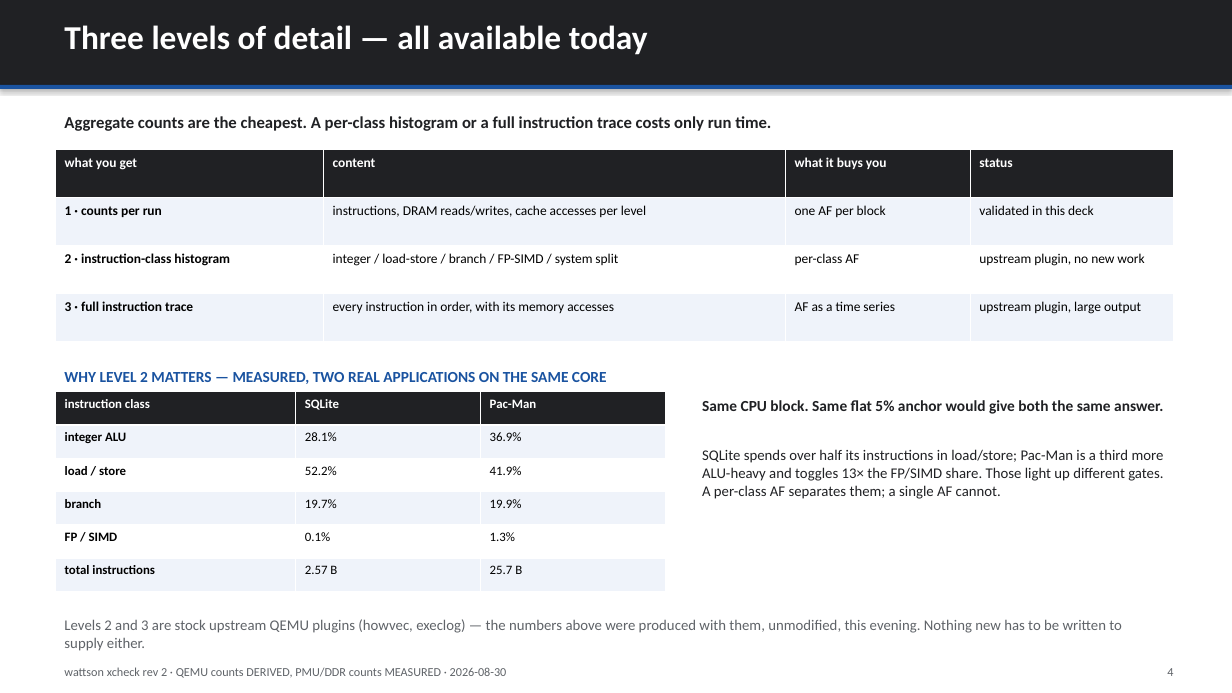
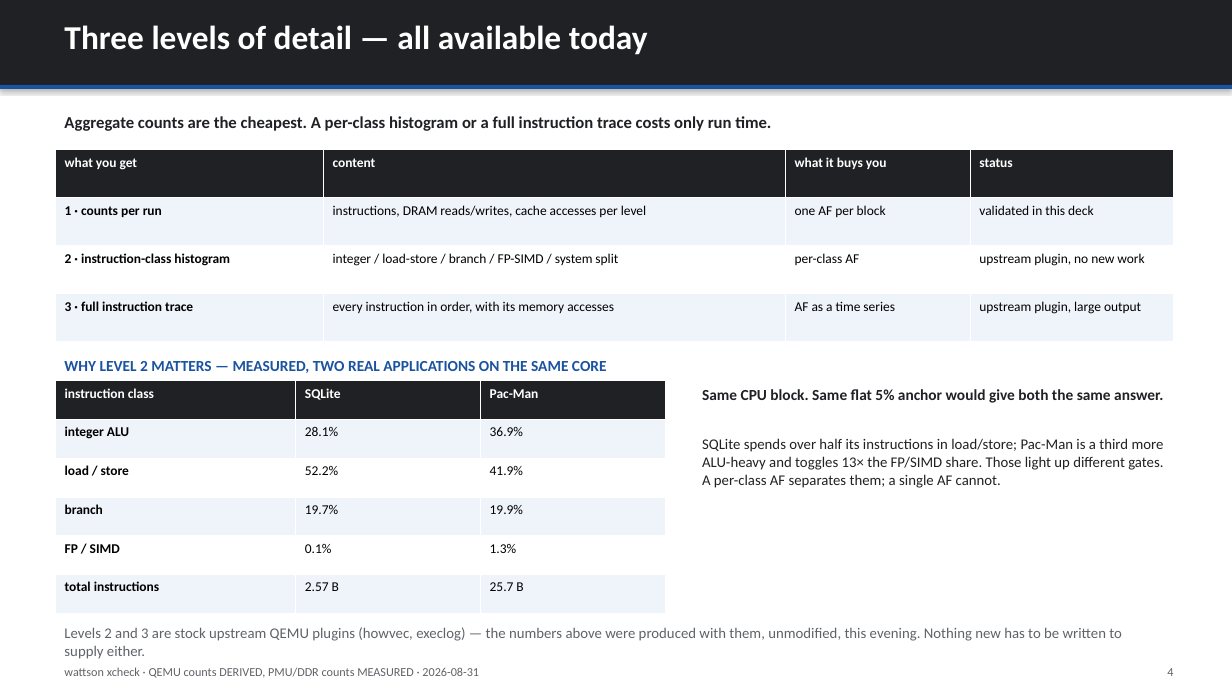
Before and after one commit to kylefoxaustin/wattson, a slide deck: slide 4 of xcheck/xcheck-correlation.pptx. Drawn at 1232x693 pixels with LibreOffice and Linux fonts; fonts in the diff are those of the drawing. Boxes give left, top, right and bottom in pixels: in the first picture for what was removed or moved away, otherwise in the second. Text is boxed around its words. In the diff, an @@ line names an element or a change of style, - is before the commit and + after.

Commit message:
formatting: containers sized to their content, no half-empty boxes
The method slide was the clearest case -- two panels roughly twice the
height of the text inside them, and a dead band across the bottom third.
Rebuilt: the panels carry the detail they were always meant to (two-pass
extraction, frequency-free counts, medians and spreads), line leading
distributes the text down the box instead of stacking it at the top, and the
bottom half becomes two matching blocks (the 50 applications, and how a run
is accepted) so the whole slide carries weight.

Same discipline applied across the deck -- table row heights raised so
tables fill their slides, wrapped kickers that collided with the first table
row fixed on slides 3 and 4, and the last row of a table no longer runs into
the paragraph beneath it. A bbox sweep now shows every content slide
reaching 98% of page height.

Footer no longer carries a rev number that drifts out of date.

```diff
--- a/xcheck/xcheck-correlation.pptx
+++ b/xcheck/xcheck-correlation.pptx
@@ table at [55, 381, 665, 614] @@
@@ size 10 to 10.5 pt @@
@@ table: place and size @@
-table at [55, 392, 665, 592]
+table at [55, 381, 665, 614]
@@ 3 texts: place and size @@
-3 texts at [64, 372, 1164, 499]
+3 texts at [64, 361, 1164, 488]
@@ text "Levels 2 and 3 are ...": place and size @@
-text "Levels 2 and 3 are ..." at [64, 619, 1122, 651]
+text "Levels 2 and 3 are ..." at [64, 627, 1122, 659]
@@ text at [64, 667, 479, 678]: text changed @@
-wattson xcheck rev 2 · QEMU counts DERIVED, PMU/DDR counts MEASURED · 2026-08-30
+wattson xcheck · QEMU counts DERIVED, PMU/DDR counts MEASURED · 2026-08-31
```
Also in this commit, not shown: 10 other slides changed, 1 other file.
